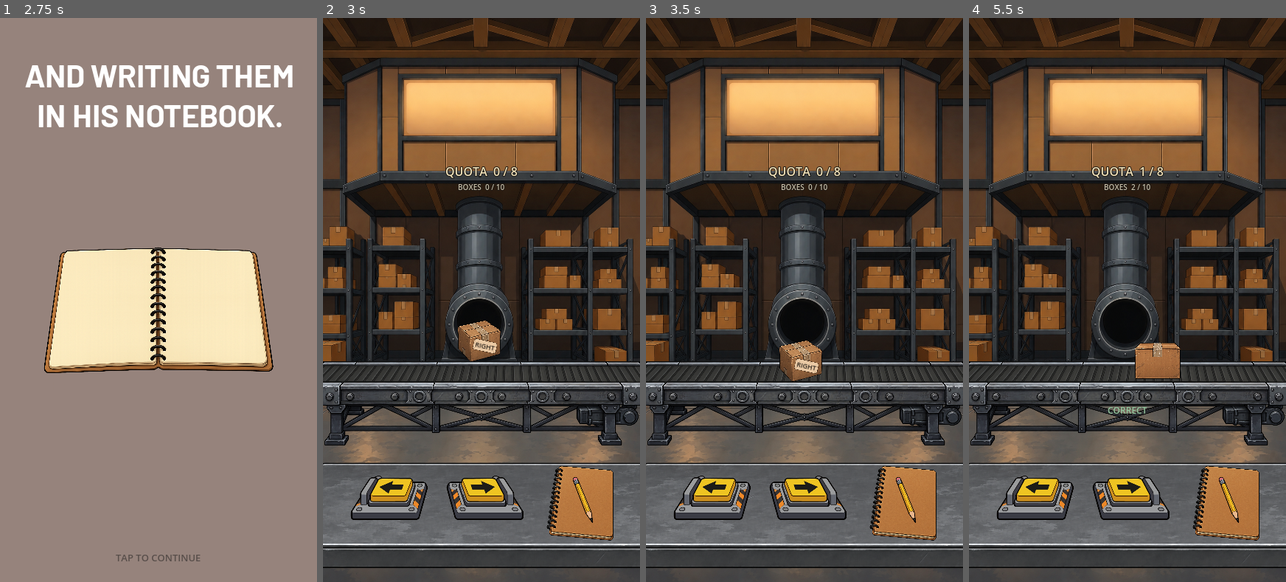
Above: before the commit, frames 1-4 (left to right).
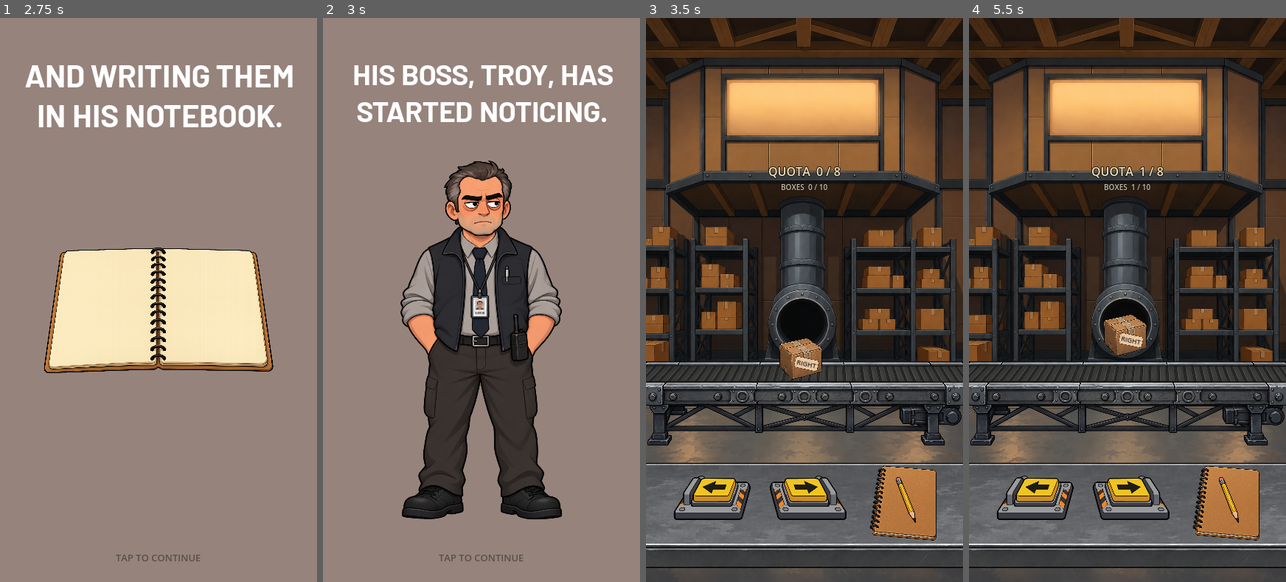
Above: after the commit, the same moments.

Repository: patrickcallahancomedy/comedian
Game: Godot game, scene res://scenes/story/story_sequence.tscn
Same seed, same stepped clock (60 frames per second), same inputs: the game is played once before the commit and once after it.
Inputs (mouse positions are in pixels of both pictures, inside the frame that each line leads up to):
- Up to frame 1 (2.75 s): tap Enter (ui_accept) at 0.5, 0.77, 1.25, 1.52, 2 s; move the mouse to (228, 271) at 0.52 s; click (228, 271) at 0.67 s; move the mouse to (95, 328) at 1.27 s; click (95, 328) at 1.42 s; move the mouse to (190, 175) at 2.02 s; click (190, 175) at 2.17 s
- Up to frame 2 (3 s): tap Enter (ui_accept) at 2.75 s; move the mouse to (465, 412) at 2.77 s; click (465, 412) at 2.92 s
- Up to frame 3 (3.5 s): tap Enter (ui_accept) at 3.02 s
- Up to frame 4 (5.5 s): click (1038, 491) at 3.52 s; click (1127, 491) at 4.27 s; move the mouse to (1222, 384) at 5.02 s; click (1222, 384) at 5.17 s; tap Enter (ui_accept) at 5.27 s

Frame 1 is identical in both runs. In frame 2, 95% of the frame differs, in the area x 0-100%, y 0-100%; in frame 3, 0.4%; in frame 4, 2.3%.

Commit message:
Wire Troy noticing page into story sequence

Diff:
--- a/godot/scripts/story/story_sequence.gd
+++ b/godot/scripts/story/story_sequence.gd
@@ -7,6 +7,7 @@
 	preload("res://scenes/story/pages/04_not_trying.tscn"),
 	preload("res://scenes/story/pages/05_noticed_things.tscn"),
 	preload("res://scenes/story/pages/06_writing_notebook.tscn"),
+	preload("res://scenes/story/pages/07_troy_noticing.tscn"),
 ]
 
 const ADVANCE_DEBOUNCE_MS := 250
